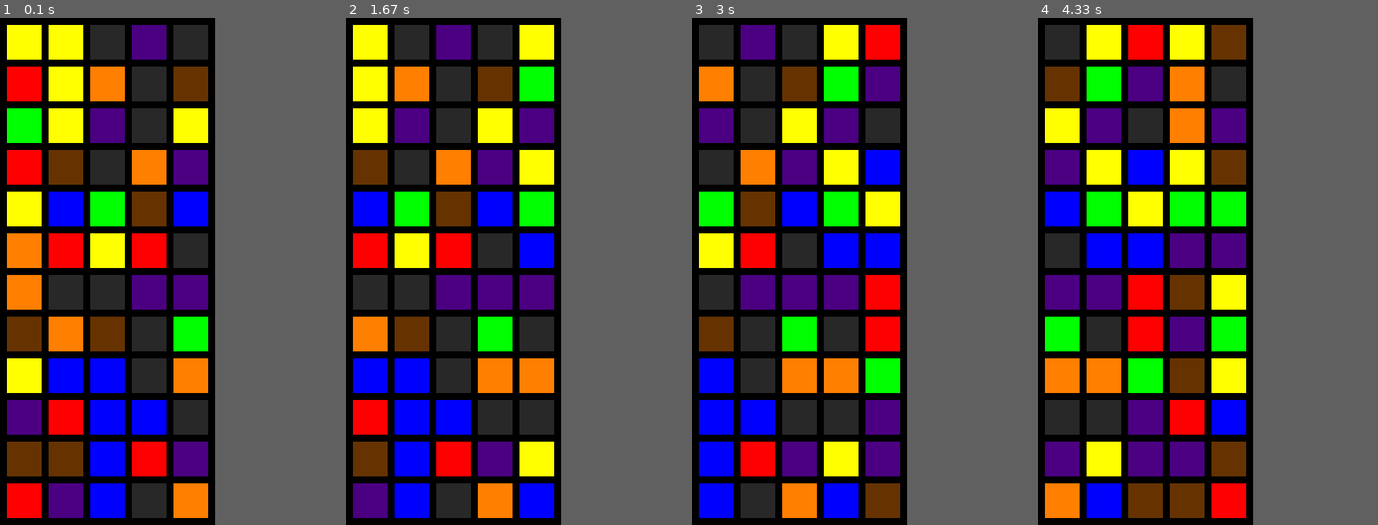
Above: before the commit, frames 1-4 (left to right).
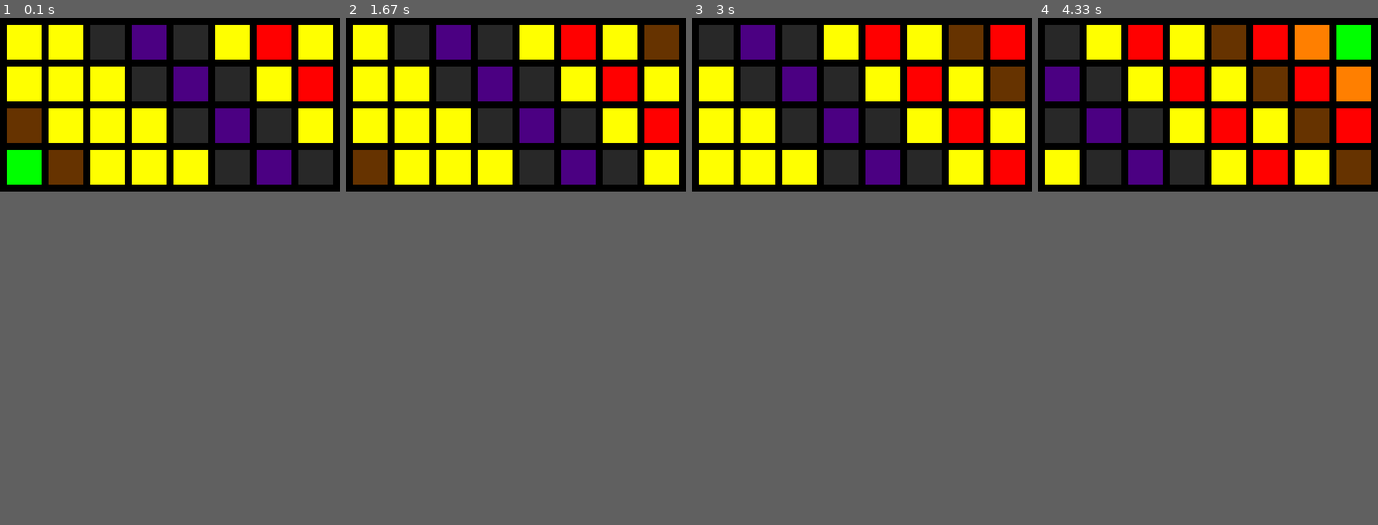
Above: after the commit, the same moments.

Repository: jduffey/watchgirl
Game: pygame game, started from pygametest.py
Same seed, same stepped clock (60 frames per second), same inputs: the game is played once before the commit and once after it.
Inputs:
- Up to frame 1 (0.1 s): no input
- Up to frame 2 (1.67 s): no input
- Up to frame 3 (3 s): no input
- Up to frame 4 (4.33 s): no input
In our replay, the window is 310x730 before the commit and 490x250 after it. These sizes can differ from the game's own. Grey fills any space a smaller window leaves; there, only what the larger window draws over its background counts as a difference.

The runs differ from the first frame. In frame 1, 44% of the frame differs, in the area x 2-98%, y 1-99%; in frame 2, 43%; in frame 3, 45%; in frame 4, 45%.

Commit message:
Proper sidescrolling/offset movement

Diff:
--- a/pygametest.py
+++ b/pygametest.py
@@ -13,8 +13,8 @@
 ICON_SIZE_X = 50
 ICON_SIZE_Y = 50
 
-NUMBER_OF_COLUMNS = 5
-NUMBER_OF_ROWS = 12
+NUMBER_OF_COLUMNS = 8
+NUMBER_OF_ROWS = 4
 
 APP_X_SIZE = BORDER_THICKNESS + NUMBER_OF_COLUMNS * ( ICON_SIZE_X + BORDER_THICKNESS )
 APP_Y_SIZE = BORDER_THICKNESS + NUMBER_OF_ROWS * ( ICON_SIZE_Y + BORDER_THICKNESS )
@@ -82,8 +82,8 @@
         theRectangleToDraw = (topLeftX, topLeftY, bottomRightX, bottomRightY)
         pygame.draw.rect(screen, MY_BLACK, theRectangleToDraw)
 
-def drawColorIcon(whichIconInCurrentRow, whichRow, digitToUseForCurrentColor):
-    topLeftX = BORDER_THICKNESS + whichIconInCurrentRow * ( ICON_SIZE_X + BORDER_THICKNESS )
+def drawColorIcon(whichColumn, whichRow, digitToUseForCurrentColor):
+    topLeftX = BORDER_THICKNESS + whichColumn * ( ICON_SIZE_X + BORDER_THICKNESS )
     topLeftY = BORDER_THICKNESS + whichRow * ( ICON_SIZE_Y + BORDER_THICKNESS )
     bottomRightX = ICON_SIZE_X
     bottomRightY = ICON_SIZE_Y
@@ -114,28 +114,27 @@
 
 while isDrawingActive:
 
-    for whichRow in range(0, NUMBER_OF_ROWS):
+    print()
+    print(time.time())
 
-        theDigitsOfThisRow = ''
+    for whichColumn in range(0, NUMBER_OF_COLUMNS):
 
-        for whichIconInCurrentRow in range(0, NUMBER_OF_COLUMNS):
+        for whichRow in range(0, NUMBER_OF_ROWS):
 
-            digestToUseForCurrentIcon = generateDigest(whichIconInCurrentRow)
+            digestTimeOffset = PERIOD_IN_SECONDS * (whichColumn - whichRow)
 
-            digitToUseForCurrentColor = digestToUseForCurrentIcon[whichRow]
-            theDigitsOfThisRow += digitToUseForCurrentColor
+            digestToUseForCurrentIcon = generateDigest(digestTimeOffset)
 
-            drawColorIcon(whichIconInCurrentRow, whichRow, digitToUseForCurrentColor)
+            digitToUseForCurrentColor = digestToUseForCurrentIcon[0]
 
-            if whichRow == 0:
-                print(digestToUseForCurrentIcon)
+            #theDigitsOfThisRow += digitToUseForCurrentColor
 
-        print('Row ' + str(whichRow) + ': ' + str(theDigitsOfThisRow))
+            drawColorIcon(whichColumn, whichRow, digitToUseForCurrentColor)
+
+    #print('Row ' + str(whichRow) + ': ' + str(theDigitsOfThisRow))
 
     drawHorizontalBorders()
     drawVerticalBorders()
-
-    print(time.time())
 
     pygame.display.flip()
 
